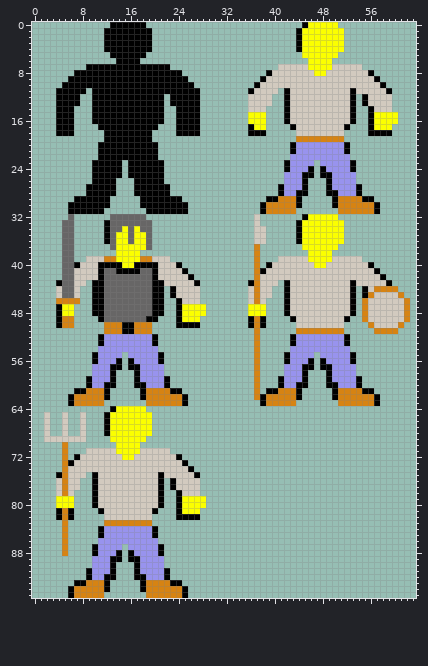
Edited in one commit: sprite sheet (public/units.png). Above, as it was before the edit.
The file is 64x96 pixels.
New version:
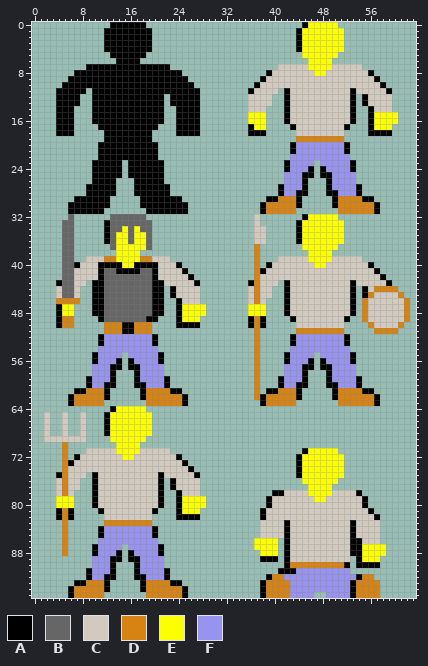
Palette (. is transparent): A #000000  B #676666  C #d2cabf  D #d68313  E #fbff00  F #9893ee
Message: add new unemployed unit sprite frame
Change:
Changed rows in their new state; - is an unchanged pixel.
first column x 37:
71 --------AEEEEE--------
72 -------AEEEEEEE-------
73 -------AEEEEEEE-------
74 -------AEEEEEEE-------
75 -------AEEEEEEE-------
76 --------EEEEEE--------
77 ---------EEEE---------
78 ---AACCCCEEEECCCCA----
79 --ACCCCCCCEECCCCCCA---
80 --ACCCCCCCCCCCCCCCA---
81 -ACCCCCCCCCCCCCCCCCA--
82 -ACCCCCCCCCCCCCCCCCCA-
83 -CCCCACCCCCCCCCCACCCC-
84 -CCCCACCCCCCCCCCACCCC-
85 -CCCCACCCCCCCCCCACCCC-
86 EEEE-ACCCCCCCCCCAACCC-
87 EEEE-ACCCCCCCCCCAAEEEE
88 -EEE-ACCCCCCCCCCAAEEEE
89 -AAA-ACCCCCCCCCC-AEEE-
90 -----ADDDDDDDDDA-AAAA-
91 ----AAAFFFFFFFFF------
92 --ADDFFFFFFFFFFFFADD--
93 -ADDDDFFFFFFFFFFADDDD-
94 -ADDDDFFFFFFFFFFADDDD-
95 -ADDDDFFFF--FFFFADDDD-
Pixel boxes of the changes (left, top, right, bottom) in both pictures:
added: (254, 448, 386, 598)
